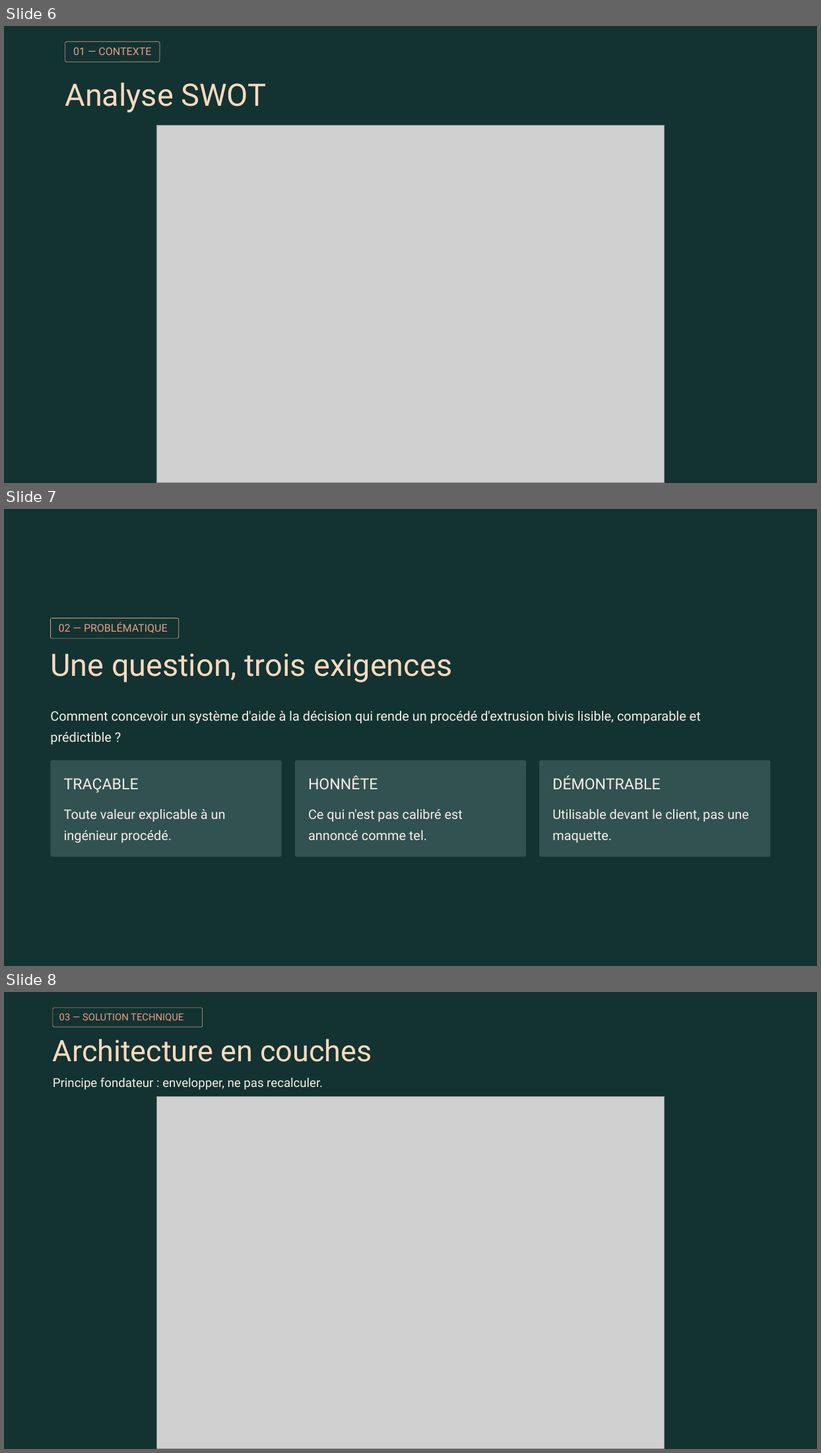
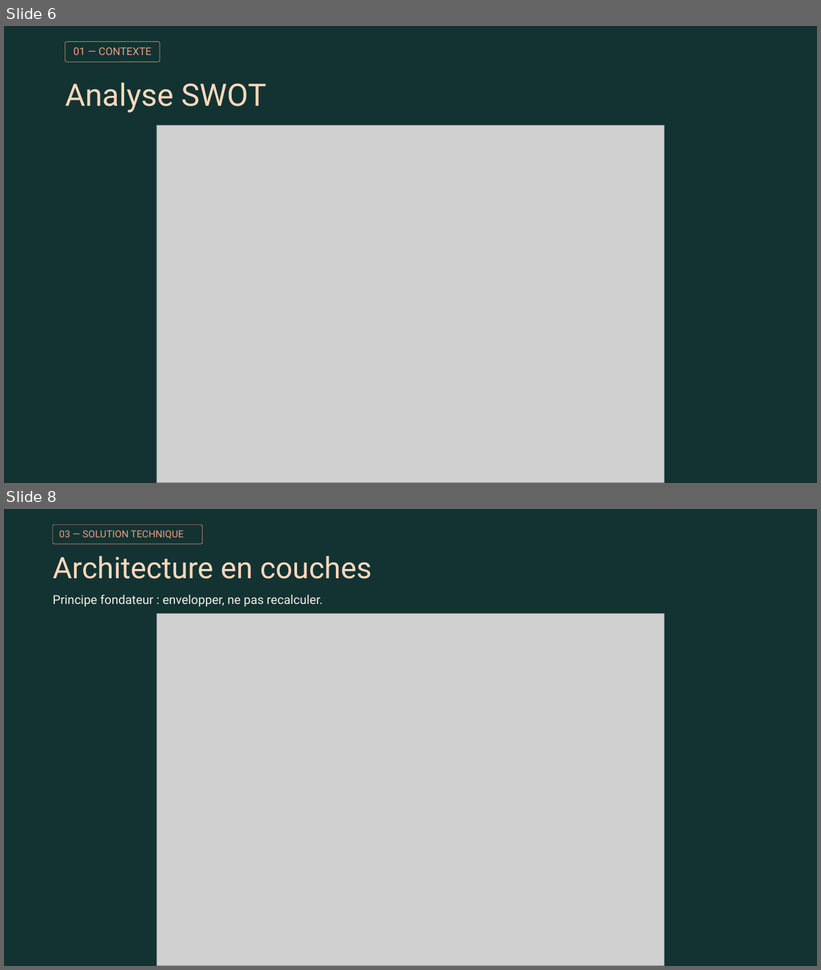
Before and after one commit to wilfried-mbeumi/rondol-process-supervision-demo, a slide deck: reports/soutenance/MBEUMI_Wilfried_PREZ_corrige.pptx. Shown one above the other, each under a label of ours: slides 6, 7 and 8 before the commit, slides 6 and 8 after it; the slides between them are not shown. The pictures are 821x1453 and 821x970 pixels, drawn with LibreOffice and Linux fonts; fonts in the diff are those of the drawing; grey boxes stand for pictures; background and template pictures are left out. Boxes give left, top, right and bottom in pixels: in the first picture for what was removed or moved away, otherwise in the second. Text is boxed around its words. In the diff, an @@ line names an element or a change of style, - is before the commit and + after.

```diff
--- a/reports/soutenance/MBEUMI_Wilfried_PREZ_corrige.pptx
+++ b/reports/soutenance/MBEUMI_Wilfried_PREZ_corrige.pptx
@@ slide 7 removed at (4, 509, 817, 966), background picture (left out); not listed: 1 template element that a slide beside it also shows @@
@@ rectangle removed at (4, 509, 817, 966) @@
@@ rounded rectangle removed at (50, 618, 178, 638) @@
@@ text removed at (59, 623, 168, 633) @@
-02 — PROBLÉMATIQUE
@@ text removed at (50, 654, 452, 683) @@
-Une question, trois exigences
@@ text removed at (50, 711, 701, 745) @@
-Comment concevoir un système d'aide à la décision qui rende un procédé d'extrusion bivis lisible, comparable et prédictible ?
@@ rounded rectangle removed at (50, 760, 282, 857) @@
@@ rounded rectangle removed at (295, 760, 526, 857) @@
@@ rounded rectangle removed at (539, 760, 771, 857) @@
@@ text removed at (64, 778, 139, 793) @@
-TRAÇABLE
@@ text removed at (308, 776, 378, 789) @@
-HONNÊTE
@@ text removed at (552, 776, 660, 789) @@
-DÉMONTRABLE
@@ text removed at (64, 809, 226, 843) @@
-Toute valeur explicable à un ingénieur procédé.
@@ text removed at (308, 809, 463, 840) @@
-Ce qui n'est pas calibré est annoncé comme tel.
@@ text removed at (552, 809, 748, 843) @@
-Utilisable devant le client, pas une maquette.
@@ rectangle removed at (743, 945, 817, 966) @@
```
Also in this commit, not shown: 3 slides added, 2 other slides removed, 5 other files.
